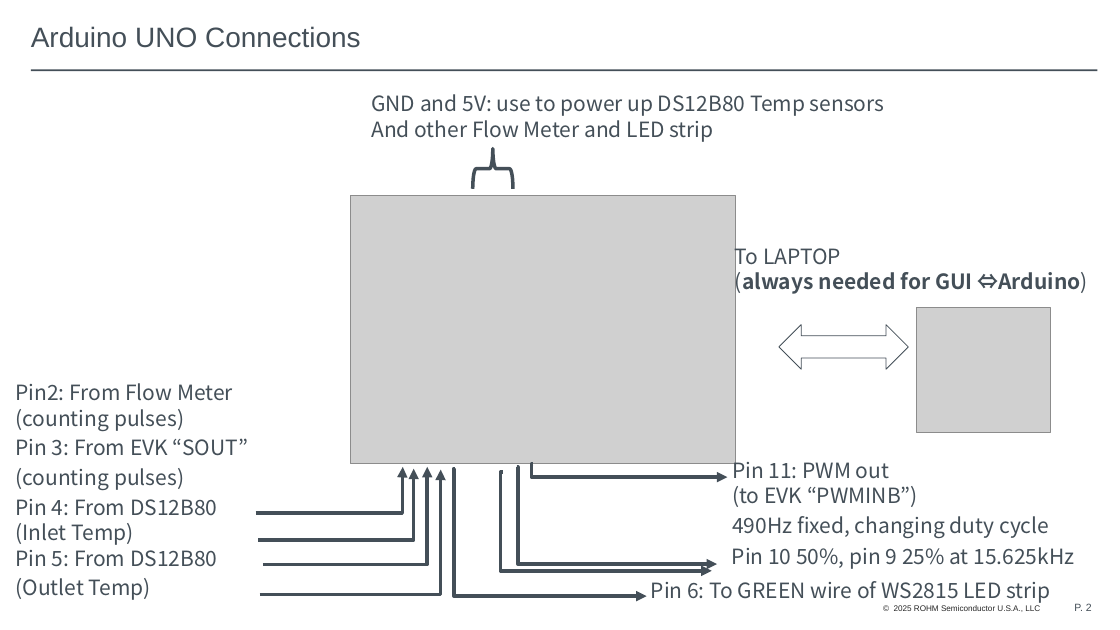
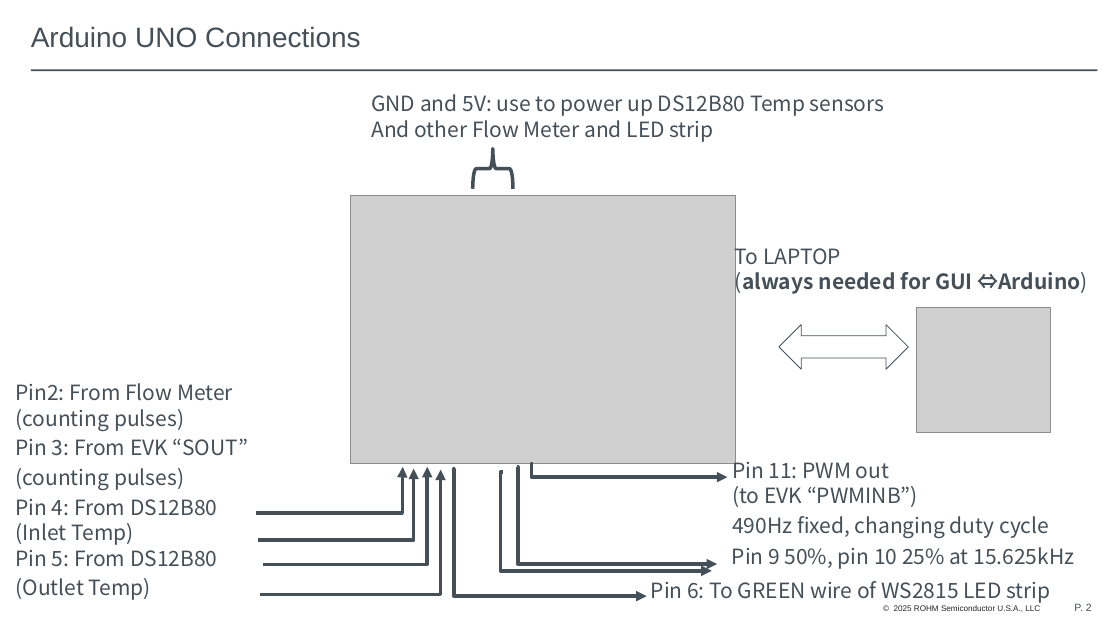
Before and after one commit to mvanocht/BLDC_Pump, a slide deck: slide 2 of Water Pump Demo Arduino and Gui instructions.pptx. Drawn at 1120x630 pixels with LibreOffice and Linux fonts; fonts in the diff are those of the drawing; grey boxes stand for pictures; background and template pictures are left out. Boxes give left, top, right and bottom in pixels: in the first picture for what was removed or moved away, otherwise in the second. Text is boxed around its words. In the diff, an @@ line names an element or a change of style, - is before the commit and + after.

Commit message:
update PPT

```diff
--- a/Water Pump Demo Arduino and Gui instructions.pptx
+++ b/Water Pump Demo Arduino and Gui instructions.pptx
@@ text at (732, 547, 1074, 569): text changed @@
-Pin 10 50%, pin 9 25% at 15.625kHz
+Pin 9 50%, pin 10 25% at 15.625kHz
```
